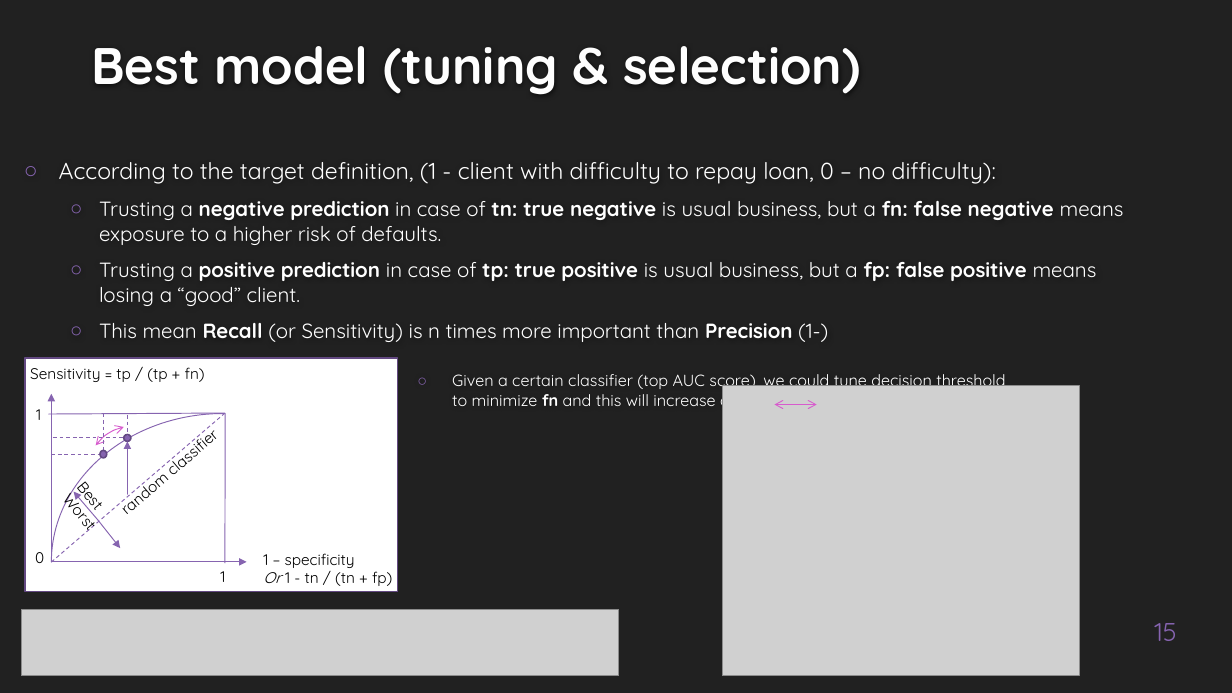
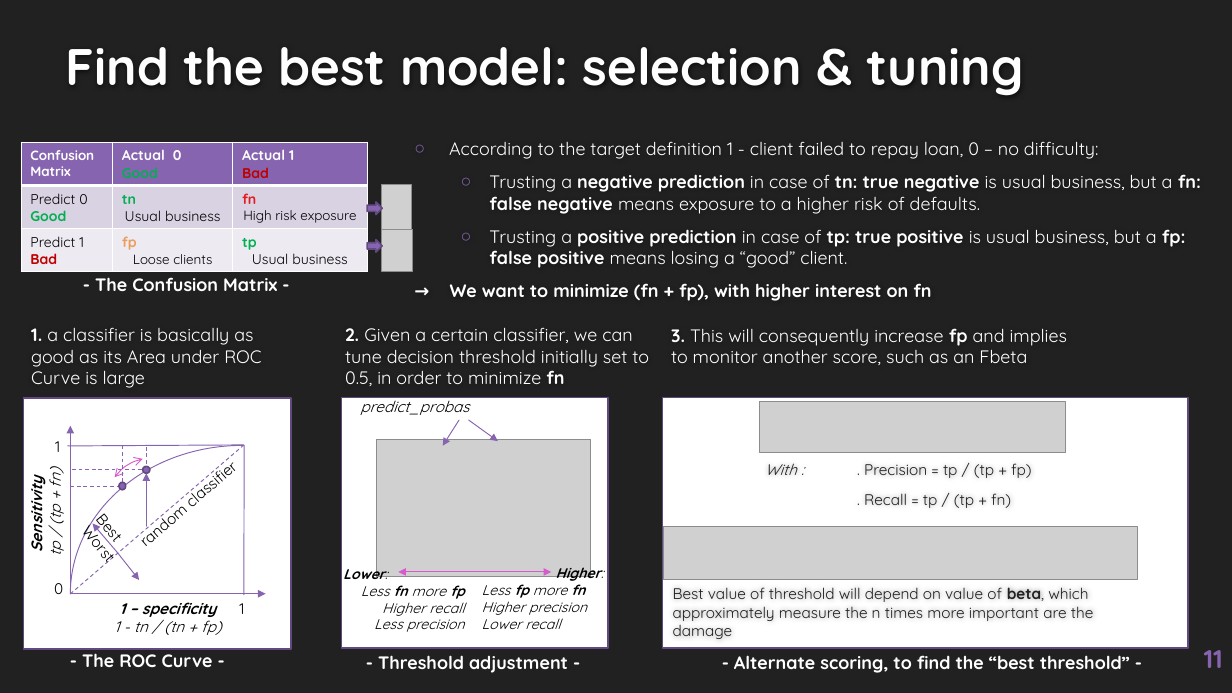
Before and after one commit to EtienneLardeur/P7_Scoring, a slide deck: slide 11 of P7_Support.pptx (slide 15 before the commit). Drawn at 1232x693 pixels with LibreOffice and Linux fonts; fonts in the diff are those of the drawing; grey boxes stand for pictures; background and template pictures are left out. Boxes give left, top, right and bottom in pixels: in the first picture for what was removed or moved away, otherwise in the second. Text is boxed around its words. In the diff, an @@ line names an element or a change of style, - is before the commit and + after.

Commit message:
almost done with model
still a few troubles with threshold, but any other step is fully explained and a fitted best model dumped!

```diff
--- a/P7_Support.pptx
+++ b/P7_Support.pptx
@@ title at [66,47,1024,96]: text changed @@
-Best model (tuning & selection)
+Find the best model: selection & tuning
@@ text "According to the target definition ...": place and size @@
-text "According to the target definition ..." at [59,162,1124,342]
+text "According to the target definition ..." at [449,141,1201,301]
@@ text at [449,141,1098,159]: text changed; size 18 to 14 pt @@
-○ According to the target definition, (1 - client with difficulty to repay loan, 0 – no difficulty):
+○ According to the target definition 1 - client failed to repay loan, 0 – no difficulty:
@@ text at [489,174,1201,268]: size 16 to 14 pt in "Trusting a negative prediction in case of ...", "Trusting a positive prediction in case of ..." @@
@@ group added at [21,142,413,291]: 2 pictures, 2 right arrows, 1 table, 1 text @@
+Confusion Matrix | Actual 0 / Good | Actual 1 / Bad
+Predict 0 Good | tn / Usual business | fn / High risk exposure
+Predict 1 / Bad | fp / Loose clients | tp / Usual business
+- The Confusion Matrix -
@@ text at [450,283,931,301]: text changed; size 16 to 14 pt; bold on @@
-  ○ This mean Recall (or Sensitivity) is n times more important than Precision (1-)
+→ We want to minimize (fn + fp), with higher interest on fn
@@ text added at [31,328,261,388], 14 pt, text #FFFFFF @@
+1. a classifier is basically as good as its Area under ROC Curve is large
@@ text at [345,328,649,386]: text changed; size 12.6 to 14 pt @@
-○ Given a certain classifier (top AUC score), we could tune decision threshold to minimize fn and this will increase consequently fp
+2. Given a certain classifier, we can tune decision threshold initially set to 0.5, in order to minimize fn
@@ rectangle: place and size @@
-rectangle at [25,358,398,592]
+rectangle at [23,398,290,650]
@@ double arrow removed from (775, 405) to (817, 405) @@
@@ text "1": place and size @@
-text "1" at [36,409,41,420]
+text "1" at [55,441,60,452]
@@ picture: place and size @@
-picture at [723,386,1080,677]
+picture at [376,440,591,577]
@@ text at [23,470,66,554]: text changed; bold on; italic on @@
-Sensitivity = tp / (tp + fn)
+Sensitivity
+tp / (tp + fn)
@@ text "Sensitivity" at [23,470,66,554]: rotation 0 to 270 degrees @@
@@ ellipse: place and size @@
-ellipse at [124,434,131,441]
+ellipse at [142,467,150,473]
@@ 7 lines, 5 arrows, 4 texts, 2 arc (boxed as its full ellipse)s, 1 ellipse: place and size @@
-7 lines, 5 arrows, 4 texts, 2 arc (boxed as its full ellipse)s, 1 ellipse at [35,374,633,693]
+7 lines, 5 arrows, 4 texts, 2 arc (boxed as its full ellipse)s, 1 ellipse at [54,327,414,693]
@@ picture: place and size @@
-picture at [21,609,619,676]
+picture at [664,527,1138,579]
@@ group added at [342,395,609,673]: 4 texts, 2 arrows, 1 rectangle, 1 double arrow @@
+- Threshold adjustment -
+predict_probas
+Lower:
+Less fn more fp
+Higher recall
+Less precision
+Higher:
+Less fp more fn
+Higher precision
+Lower recall
@@ text "1 – specificity": place and size @@
-text "1 – specificity" at [263,553,392,586]
+text "1 – specificity" at [114,602,221,635]
@@ text at [114,615,221,635]: text changed; italic on @@
-Or 1 - tn / (tn + fp)
+1 - tn / (tn + fp)
@@ text at [120,602,216,617]: bold on, italic on in "1 – specificity"; alignment left to centre @@
@@ text added at [82,648,213,667], 14 pt, text #FFFFFF, bold @@
+- The ROC Curve -
@@ group added at [663,328,1189,673]: 4 texts, 1 rectangle, 1 picture @@
+3. This will consequently increase fp and implies to monitor another score, such as an Fbeta
+With : . Precision = tp / (tp + fp)
+. Recall = tp / (tp + fn)
+Best value of threshold will depend on value of beta, which approximately measure the n times more important are the damage
+- Alternate scoring, to find the “best threshold” -
@@ page number at [1204,650,1223,668]: text changed; bold on @@
-15
+11
```
Also in this commit, not shown: 7 other slides changed, 5 slides added, 2 slides removed, 1 other file.
